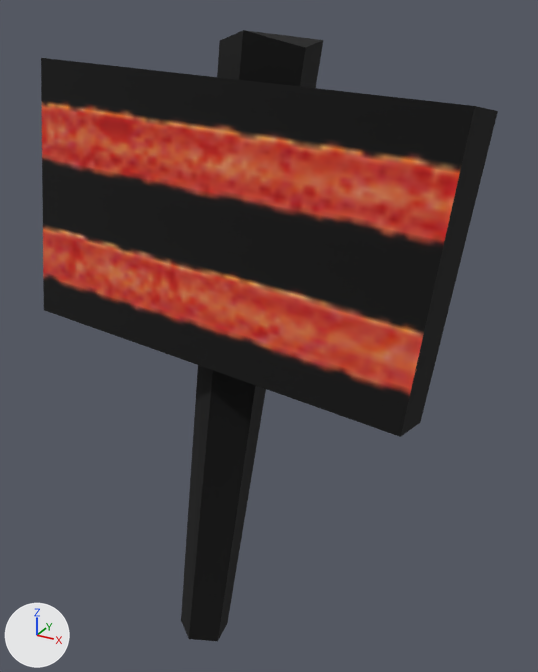
Two versions of the glTF model Project/area/stage/2 dino jungle/data/environment/object/model/egg/SignRedStripe.gltf, one commit apart.
Both versions are drawn from a 50 mm camera at (1.42, -1.0, 2.42) aimed at (0.15, 1.29, 1.27). Arrows for +X, +Y and +Z are at lower left; the lights stay in place.

Names of what the first picture shows: 'SignRedStripeMesh'.
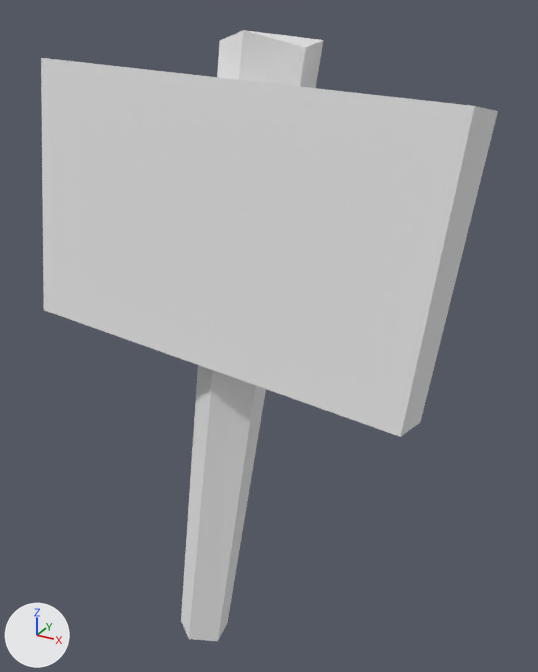
Where the change shows, as pixel boxes (x1, y1, x2, y2) in the pictures (538 x 672 px):
'SignRedStripeMesh', surface changed
    both: (41, 30, 498, 641)

Patch to the scene script:
```diff
--- a/Project/area/stage/2 dino jungle/data/environment/object/model/egg/SignRedStripe.gltf.py
+++ b/Project/area/stage/2 dino jungle/data/environment/object/model/egg/SignRedStripe.gltf.py
@@ mat_egg_sign @@
 n2 = _N.new('ShaderNodeMix'); n2.name = 'Mix'
 n2.inputs[0].default_value = 1.0  # 'Factor'
+n2.inputs[7].default_value = (0.8, 0.8, 0.8, 1.0)  # 'B', white #e7e7e7
 n3 = _N.new('ShaderNodeVertexColor'); n3.name = 'Color Attribute'
-n4 = _N.new('ShaderNodeTexImage'); n4.name = 'Image Texture'
-n4.image = img_egg_ptero_detail
-n5 = _N.new('ShaderNodeUVMap'); n5.name = 'UV Map'
-n5.uv_map = 'UVMap.001'
 _L.new(n0.outputs[0], n1.inputs[0])  # 'BSDF' to 'Surface'
 _L.new(n2.outputs[2], n0.inputs[0])  # 'Result' to 'Base Color'
-_L.new(n3.outputs[0], n2.inputs[7])  # 'Color' to 'B'
-_L.new(n4.outputs[0], n2.inputs[6])  # 'Color' to 'A'
-_L.new(n5.outputs[0], n4.inputs[0])  # 'UV' to 'Vector'
+_L.new(n3.outputs[0], n2.inputs[6])  # 'Color' to 'A'
```
